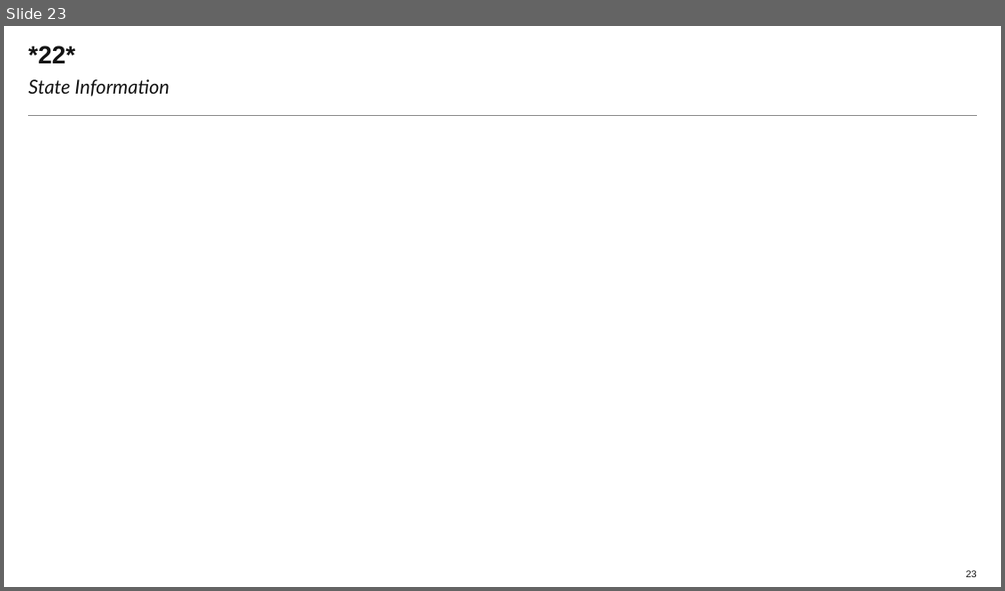
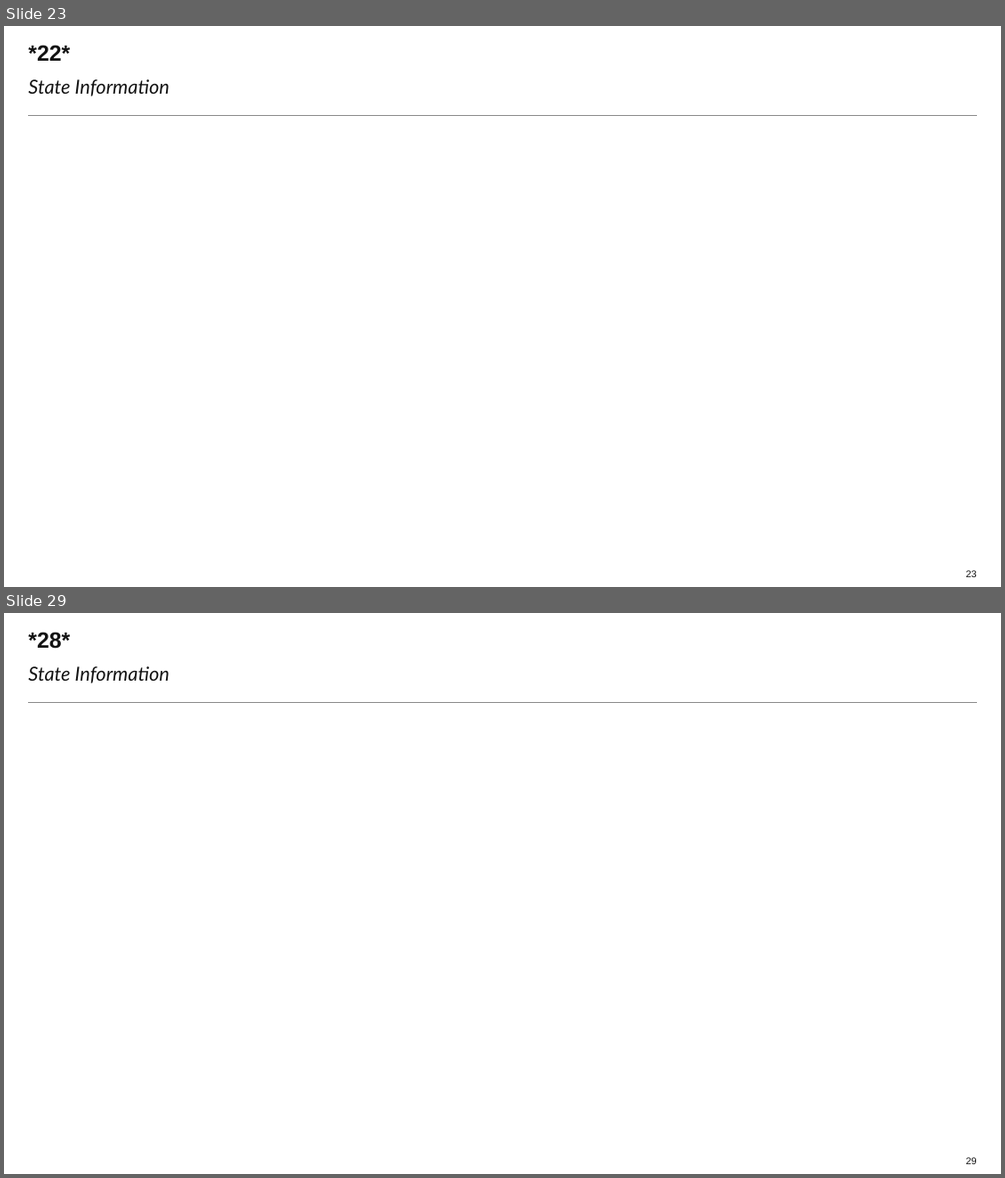
Before and after one commit to Laurapaws/graphGrabber, a slide deck: newDeck.pptx. Shown one above the other, each under a label of ours: slide 23 before the commit, slides 23 and 29 after it; the slides between them are not shown. The pictures are 1005x591 and 1005x1178 pixels, drawn with LibreOffice and Linux fonts; fonts in the diff are those of the drawing; background and template pictures are left out. Boxes give left, top, right and bottom in pixels: in the first picture for what was removed or moved away, otherwise in the second. Text is boxed around its words. In the diff, an @@ line names an element or a change of style, - is before the commit and + after.

```diff
--- a/newDeck.pptx
+++ b/newDeck.pptx
@@ slide 29 added at box(4, 613, 1001, 1174), background #FFFFFF; not listed: 1 template element that a slide beside it also shows @@
@@ title added at box(28, 632, 70, 649), 16 pt, text #131313, bold @@
+*28*
@@ text added at box(28, 666, 170, 683), 14 pt, text #131313, italic @@
+State Information
@@ page number added at box(966, 1157, 977, 1164), 7 pt, text #131313 @@
+29
@@ slide 23 changed as well @@
@@ title "*22*" at box(28, 45, 70, 61): size 18 to 16 pt @@
```
Also in this commit, not shown: 22 other slides changed, 26 other slides added, 5 other files.
